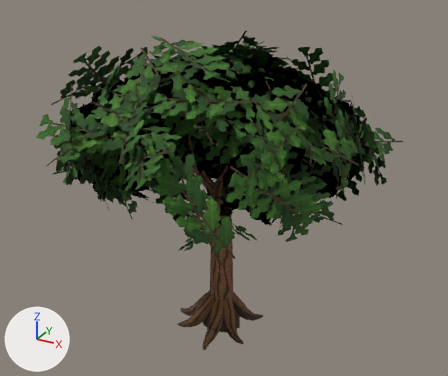
An edit to the glTF model multiplayer/public/assets/tree_b_lod.glb, drawn before and after from the same camera.
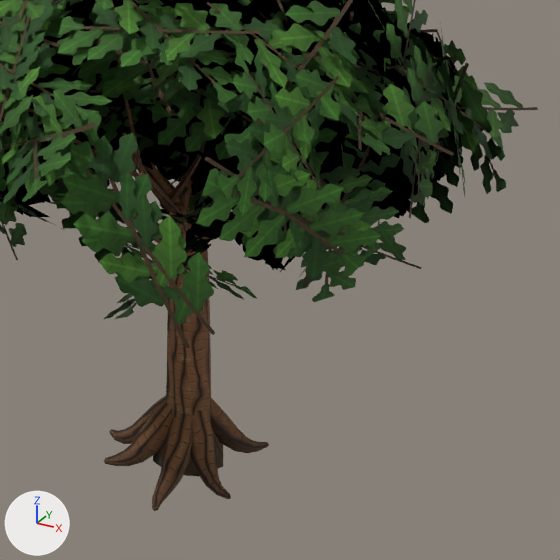
There are two pictures of each version: one whole from a 50 mm lens placed at (5.25, -9.44, 7.68), pointed at (0.18, -0.21, 3.07), one close up on the part from 28% to 93% of the width and 23% to 100% of the height. The axes (+X, +Y, +Z) are drawn at lower left. The lights are the same throughout. The older version's two pictures come first. Where no turn or scale is listed for an object, it has been applied to the vertices.

In view in the first close-up: 'Branches', 'Leaves', 'Roots', 'Trunk'.
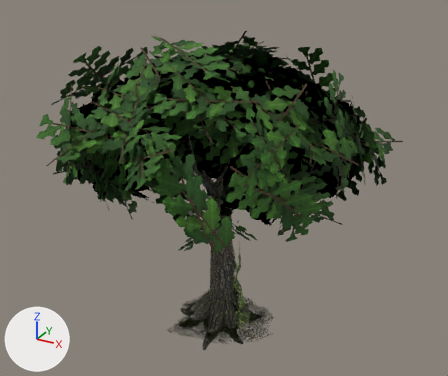
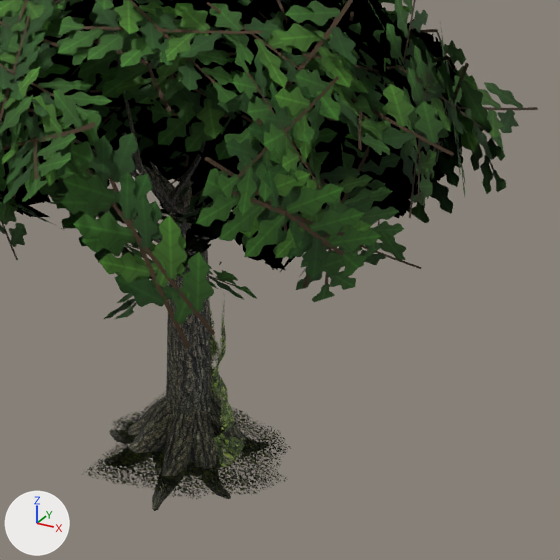
Diff of the bpy script that builds the scene:
```diff
--- a/multiplayer/public/assets/tree_b_lod.glb.py
+++ b/multiplayer/public/assets/tree_b_lod.glb.py
@@ img_oak_bark_half @@
+img_oak_bark_half = load_image('oak_bark_half', '_unpacked/oak_bark_half', 512, 512, 'sRGB')
@@ img_ivy @@
+img_ivy = load_image('ivy', '_unpacked/ivy', 256, 256, 'sRGB')
@@ mat_bark @@
 n4 = _N.new('ShaderNodeTexImage'); n4.name = 'Image Texture'
-n4.image = img_bark
+n4.image = img_oak_bark_half
 _L.new(n0.outputs[0], n1.inputs[0])  # 'BSDF' to 'Surface'
@@ mat_ivy @@
+mat_ivy = bpy.data.materials.new('Ivy')
+# uses the picture img_ivy
@@ me_ivyclimb @@
+me_ivyclimb.from_pydata(...)  # 196 vertices, 312 faces; spans x -0.43..0.62, y -0.41..0.51, z -0.05..2.21
+me_ivyclimb.materials.append(mat_ivy)
@@ me_ivyground @@
+me_ivyground.from_pydata(...)  # 59 vertices, 84 faces; spans x -1.4..1.65, y -1.38..1.39, z 0.02..0.12
+me_ivyground.materials.append(mat_ivy)
@@ ob_ivyclimb @@
+ob_ivyclimb = bpy.data.objects.new('IvyClimb', me_ivyclimb)
+ob_ivyclimb.location = (0.0, 0.0, 0.0)
@@ ob_ivyground @@
+ob_ivyground = bpy.data.objects.new('IvyGround', me_ivyground)
+ob_ivyground.location = (0.0, 0.0, 0.0)
```

Location of each change, [x1, y1, x2, y2] in pixels of the close-ups (560 x 560 px):
'Roots', surface changed: [104, 395, 268, 511] in both
'Trunk', surface changed: [154, 202, 223, 476] in both
'IvyGround', added: after [83, 391, 291, 499]
'Branches', surface changed: [74, 57, 210, 243] in both
'IvyClimb', added (green): after [210, 302, 244, 470]
